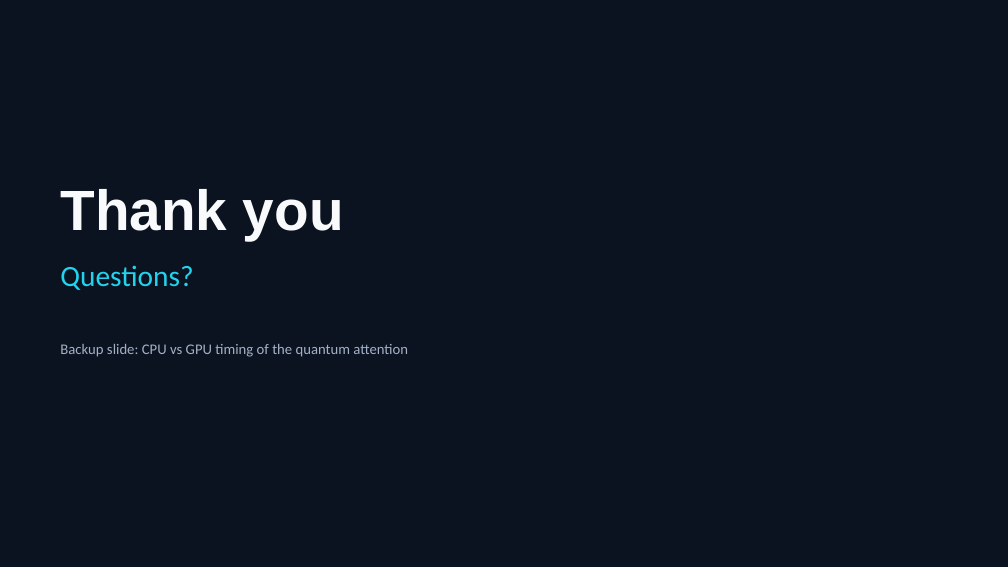
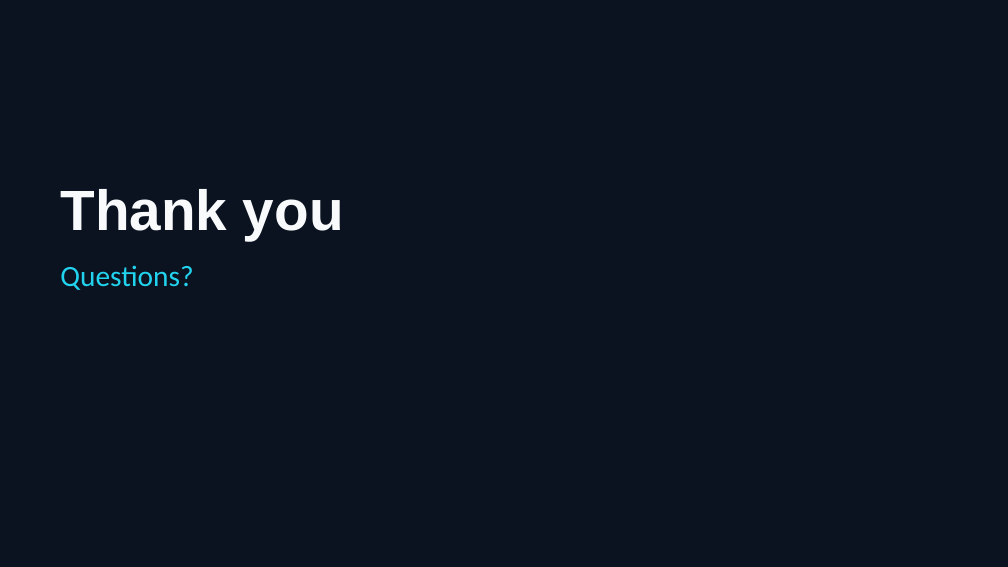
Before and after one commit to Brigada-Inginerilor-Amarati/Q2-JEPA, a slide deck: slide 17 of presentation/Q2-JEPA-demo-day.pptx (slide 14 before the commit). Drawn at 1008x567 pixels with LibreOffice and Linux fonts; fonts in the diff are those of the drawing. Boxes give left, top, right and bottom in pixels: in the first picture for what was removed or moved away, otherwise in the second. Text is boxed around its words. In the diff, an @@ line names an element or a change of style, - is before the commit and + after.

```diff
--- a/presentation/Q2-JEPA-demo-day.pptx
+++ b/presentation/Q2-JEPA-demo-day.pptx
@@ text removed at (60, 344, 408, 357) @@
-Backup slide: CPU vs GPU timing of the quantum attention
```
Also in this commit, not shown: 6 other slides changed, 3 slides added, 1 slide removed.
